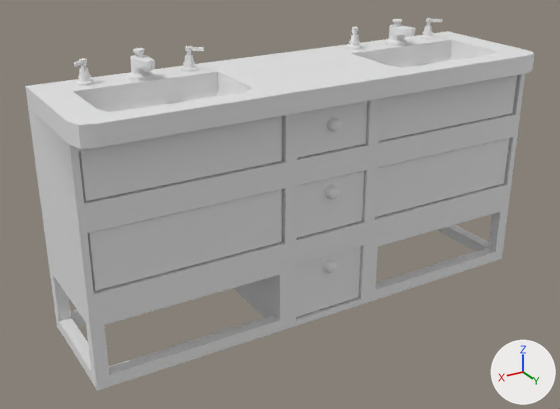
The FBX model Assets/Art/Meshes/Props/SM_Sink_03.fbx as it was, and as the next commit left it.
Camera for both pictures: a camera (50 mm lens) standing at (1.62, 2.55, 1.71) and looking at (0.11, 0.03, 0.44). Every picture has the same lights, and +X, +Y and +Z are marked at lower right. The first picture is the older version. Where no turn or scale is listed for an object, it has been applied to the vertices. Vertices at exactly the same position are counted once.

Objects in the first picture: 'SM_Sink_03'.
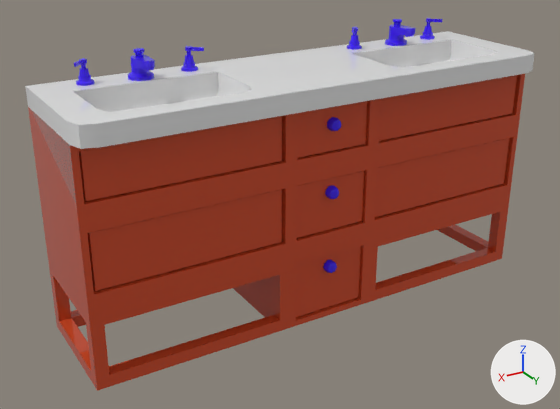
Pixel boxes [x1, y1, x2, y2] of what changed, in the pictures (560 x 409 px):
```json
{"part": 1, "of": "me_mesh", "change": "recoloured", "before": [72, 98, 515, 390], "after": [72, 98, 515, 390], "on screen": "darker"}
{"part": 2, "of": "me_mesh", "change": "recoloured", "before": [367, 74, 525, 303], "after": [367, 74, 525, 303], "on screen": "darker"}
{"part": 3, "of": "me_mesh", "change": "recoloured", "before": [28, 107, 289, 391], "after": [28, 107, 289, 391], "on screen": "darker"}
{"part": 4, "of": "me_mesh", "change": "recoloured", "before": [347, 18, 442, 49], "after": [347, 18, 442, 49], "on screen": "white to blue"}
{"part": 5, "of": "me_mesh", "change": "recoloured", "before": [74, 46, 204, 86], "after": [74, 46, 204, 86], "on screen": "white to blue"}
{"part": 6, "of": "me_mesh", "change": "recoloured", "before": [323, 260, 337, 273], "after": [323, 260, 337, 273]}
{"part": 7, "of": "me_mesh", "change": "recoloured", "before": [325, 185, 339, 199], "after": [325, 185, 339, 199], "on screen": "white to blue"}
{"part": 8, "of": "me_mesh", "change": "recoloured", "before": [327, 117, 341, 132], "after": [327, 117, 341, 132], "on screen": "white to blue"}
```

Scene script edits in JSON lines:
```json
{"op": "add", "block": "mat_material__177", "code": ["mat_material__177 = principled_material('Material #177')", "mat_material__177.base_color = (0.8, 0.8, 0.8)  # white #e7e7e7", "mat_material__177.roughness = 0.0"]}
{"op": "add", "block": "mat_material__175", "code": ["mat_material__175 = principled_material('Material #175')", "mat_material__175.base_color = (0.8, 0.8, 0.8)  # white #e7e7e7", "mat_material__175.roughness = 0.0"]}
{"op": "add", "block": "mat_material__180", "code": ["mat_material__180 = principled_material('Material #180')", "mat_material__180.base_color = (0.8, 0.8, 0.8)  # white #e7e7e7", "mat_material__180.roughness = 0.0"]}
{"op": "add", "block": "mat_material__179", "code": ["mat_material__179 = principled_material('Material #179')", "mat_material__179.base_color = (0.8, 0.8, 0.8)  # white #e7e7e7", "mat_material__179.roughness = 0.0"]}
{"op": "add", "block": "mat_material__174", "code": ["mat_material__174 = principled_material('Material #174')", "mat_material__174.base_color = (0.0474, 0.0135, 0.87)  # blue #3d1ff0", "mat_material__174.roughness = 0.0"]}
{"op": "add", "block": "mat_material__37", "code": ["mat_material__37 = principled_material('Material #37')", "mat_material__37.base_color = (0.613, 0.0702, 0.0206)  # orange #cd4b27", "mat_material__37.roughness = 0.0"]}
{"block": "me_mesh", "where": "me_mesh.from_pydata(...)  # 1278 vertices, 2508 faces; spans x -1.0..1.0, y -0.25..0.32, z 0.0..1.11"}
{"block": "me_mesh", "where": "# used by ob_sm_sink_03; location = (0.0, 0.0, 0.0)"}
{"block": "me_mesh", "change": "me_mesh part 1: 230 of the faces centred in x -0.48..0.48, y -0.25..0.25, z 0.0..0.92 switch from no material to mat_material__37 (orange #cd4b27)"}
{"block": "me_mesh", "change": "me_mesh part 2: 84 of the faces centred in x -1.0..-0.71, y -0.25..0.25, z 0.0..0.91 switch from no material to mat_material__37 (orange #cd4b27)"}
{"block": "me_mesh", "change": "me_mesh part 3: 84 of the faces centred in x 0.71..1.0, y -0.25..0.25, z 0.0..0.92 switch from no material to mat_material__37 (orange #cd4b27)"}
{"block": "me_mesh", "change": "me_mesh part 4: 830 of the faces centred in x -0.85..-0.35, y -0.21..-0.04, z 1.0..1.11 switch from no material to mat_material__174 (blue #3d1ff0)"}
{"block": "me_mesh", "change": "me_mesh part 5: 830 of the faces centred in x 0.35..0.85, y -0.21..-0.04, z 1.0..1.11 switch from no material to mat_material__174 (blue #3d1ff0)"}
{"block": "me_mesh", "change": "me_mesh part 6: 92 of the faces centred in x -0.03..0.03, y 0.24..0.27, z 0.2..0.25 switch from no material to mat_material__174 (blue #3d1ff0)"}
{"block": "me_mesh", "change": "me_mesh part 7: 92 of the faces centred in x -0.03..0.03, y 0.24..0.27, z 0.53..0.58 switch from no material to mat_material__174 (blue #3d1ff0)"}
{"block": "me_mesh", "change": "me_mesh part 8: 92 of the faces centred in x -0.03..0.03, y 0.24..0.27, z 0.8..0.86 switch from no material to mat_material__174 (blue #3d1ff0)"}
{"op": "add", "block": "me_mesh", "code": "me_mesh.materials.append(mat_material__175)  # white #e7e7e7"}
{"op": "add", "block": "me_mesh", "code": "me_mesh.materials.append(mat_material__177)  # white #e7e7e7"}
{"op": "add", "block": "me_mesh", "code": "me_mesh.materials.append(mat_material__179)  # white #e7e7e7"}
{"op": "add", "block": "me_mesh", "code": "me_mesh.materials.append(mat_material__180)  # white #e7e7e7"}
```
